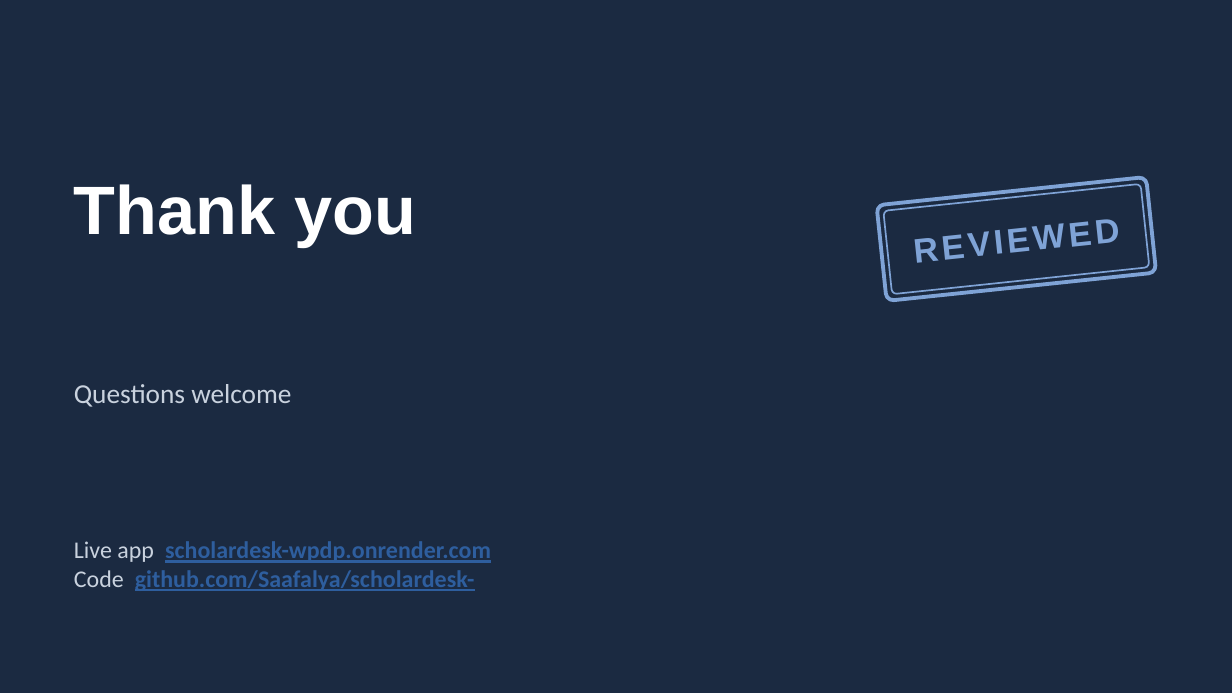
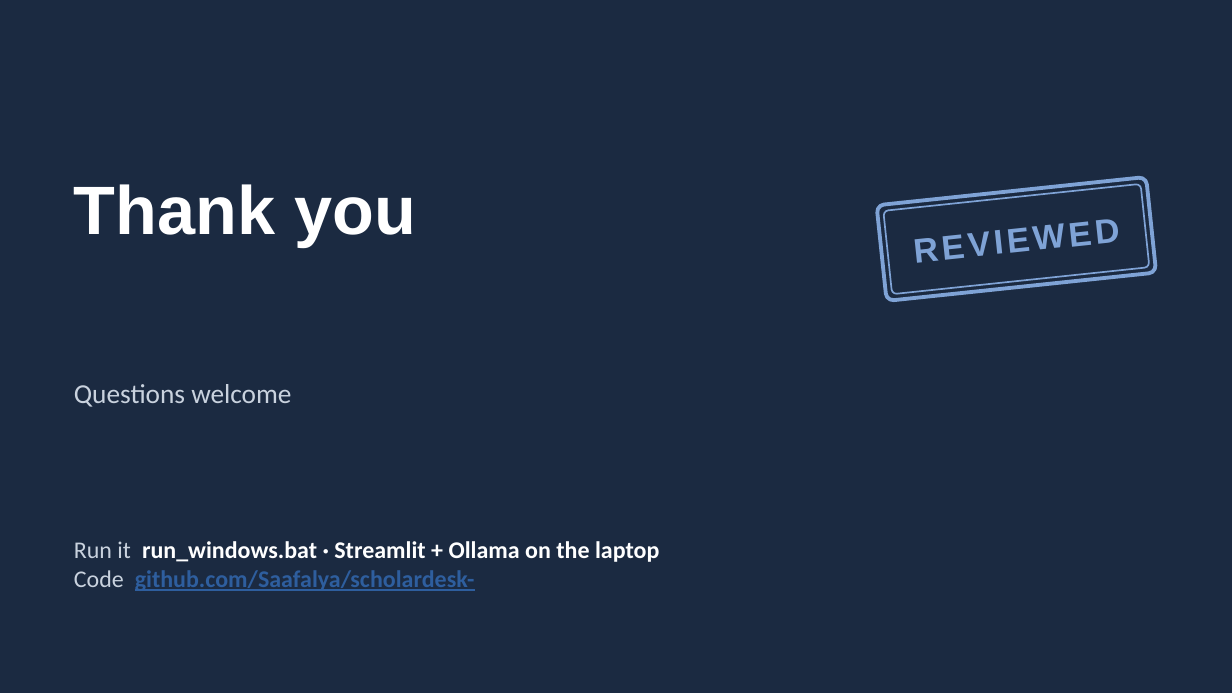
Before and after one commit to Saafalya/scholardesk-, a slide deck: slide 9 of docs/ScholarDesk_CA3.pptx. Drawn at 1232x693 pixels with LibreOffice and Linux fonts; fonts in the diff are those of the drawing. Boxes give left, top, right and bottom in pixels: in the first picture for what was removed or moved away, otherwise in the second. Text is boxed around its words. In the diff, an @@ line names an element or a change of style, - is before the commit and + after.

```diff
--- a/docs/ScholarDesk_CA3.pptx
+++ b/docs/ScholarDesk_CA3.pptx
@@ text at <box>74,541,659,562</box>: text changed; text colour #2E5E9E to #FFFFFF @@
-Live app scholardesk-wpdp.onrender.com
+Run it run_windows.bat · Streamlit + Ollama on the laptop
```
Also in this commit, not shown: 1 other slide changed, 1 slide added, 1 slide removed, 13 other files.
